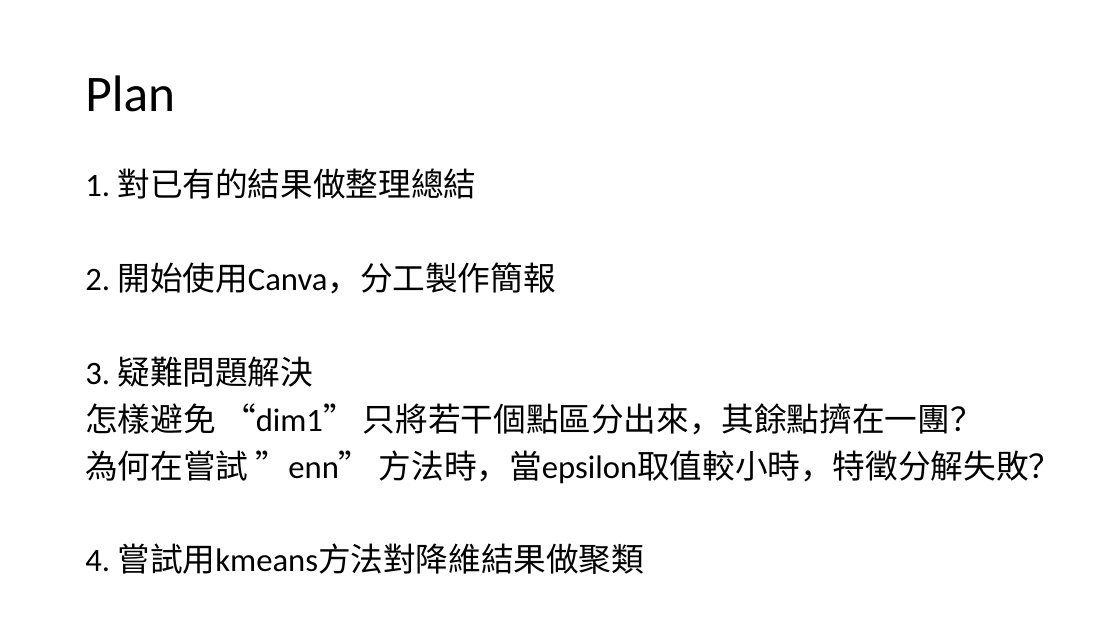
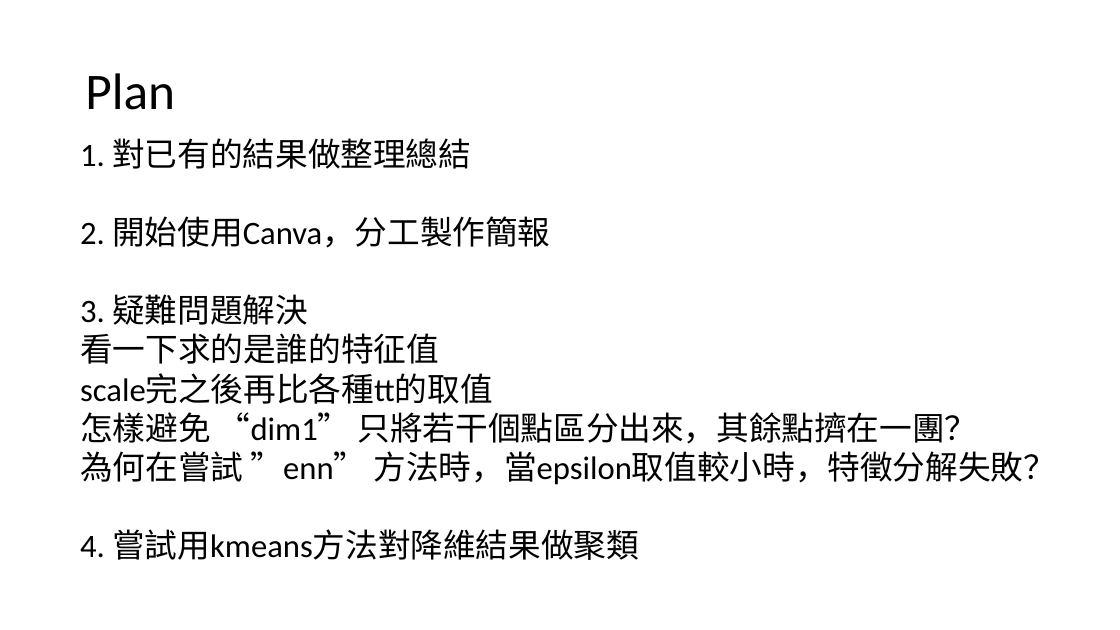
Before and after one commit to Red-Brickk/24Spring-MultivariatePJ-Laplacian_Eigenmap, a slide deck: slide 13 of Weekly Meeting/0421Meeting.pptx. Drawn at 1120x630 pixels with LibreOffice and Linux fonts; fonts in the diff are those of the drawing. Boxes give left, top, right and bottom in pixels: in the first picture for what was removed or moved away, otherwise in the second. Text is boxed around its words. In the diff, an @@ line names an element or a change of style, - is before the commit and + after.

```diff
--- a/Weekly Meeting/0421Meeting.pptx
+++ b/Weekly Meeting/0421Meeting.pptx
@@ text "1. 對已有的結果做整理總結": place and size @@
-text "1. 對已有的結果做整理總結" at (85, 168, 1061, 574)
+text "1. 對已有的結果做整理總結" at (80, 138, 1056, 560)
@@ text at (80, 138, 1056, 560): line spacing 0.9 to 0.7 @@
@@ text at (80, 333, 493, 404): paragraphs added @@
+看一下求的是誰的特征值
+scale完之後再比各種tt的取值
```
Also in this commit, not shown: 2 other slides changed, 9 other files.
